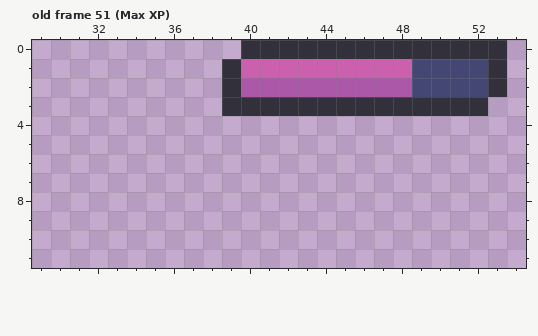
Pixel-art file, stored at Assets/Mock/hp.aseprite. That is the earlier state.
56x32 pixels, 55 frames. Shown: old frame 51 (Max XP): x 29..54, y 0..11. The commit also changed other frames, which this record leaves out.
After:
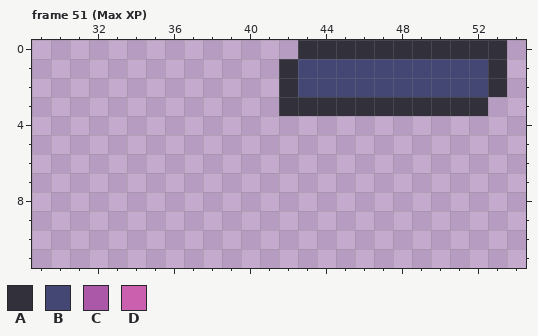
Palette (. is transparent): A #32313b  B #444774  C #ab58a8  D #ca60ae
A new or re-ordered frame is compared with the old frame closest to it.
The exact change:
{"change": "frames 55 -> 84"}
{"where": "frame 51 (Max XP) is new; against old frame 51 (Max XP)"}
{"frame":51,"y":0,"x":40,"old":"AAA","new":"..."}
{"frame":51,"y":1,"x":39,"old":"ADDDDDDDDD","new":"...ABBBBBB"}
{"frame":51,"y":2,"x":39,"old":"ACCCCCCCCC","new":"...ABBBBBB"}
{"frame":51,"y":3,"x":39,"old":"AAA","new":"..."}
{"label":"changed","picture_box":[222,40,412,116]}
